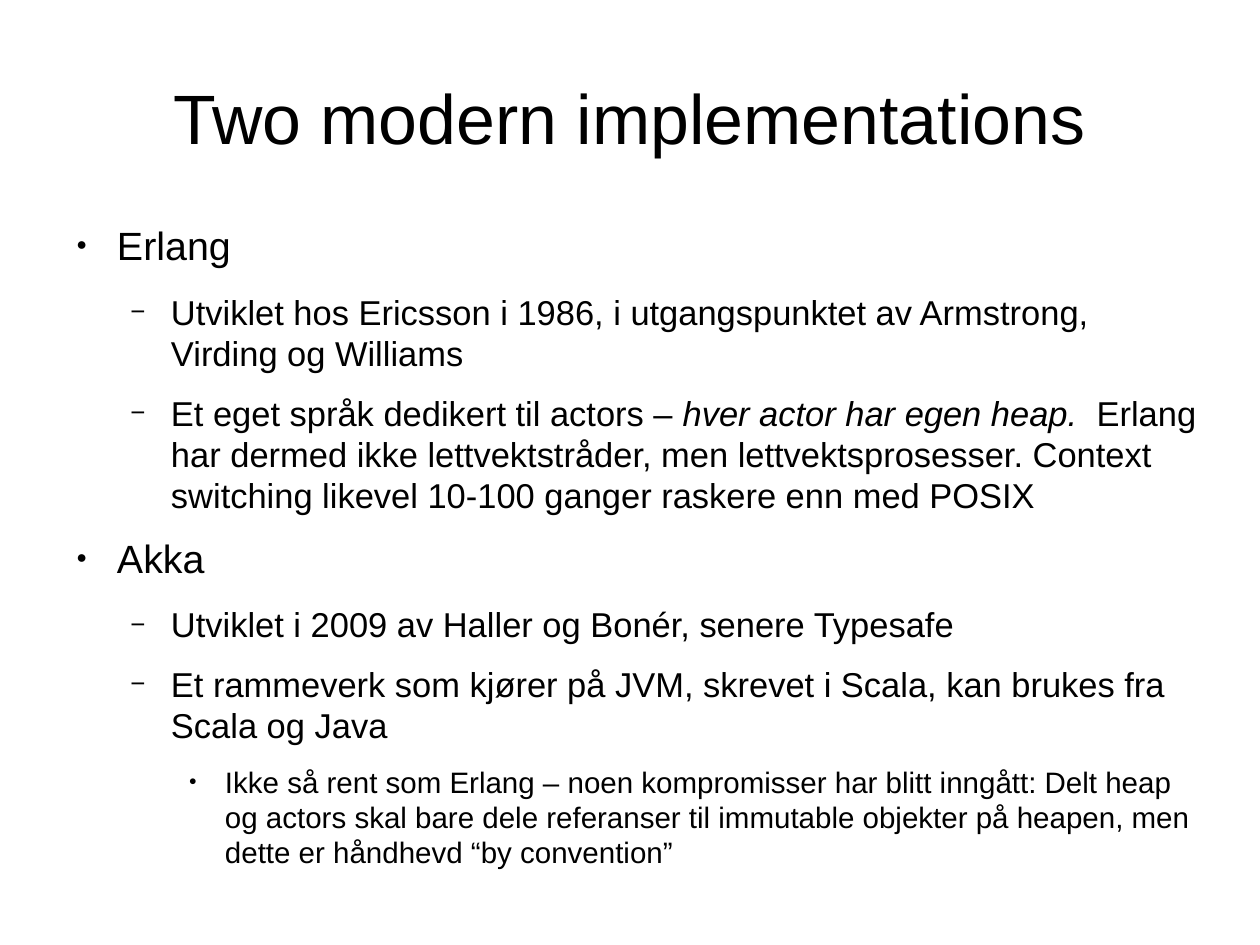
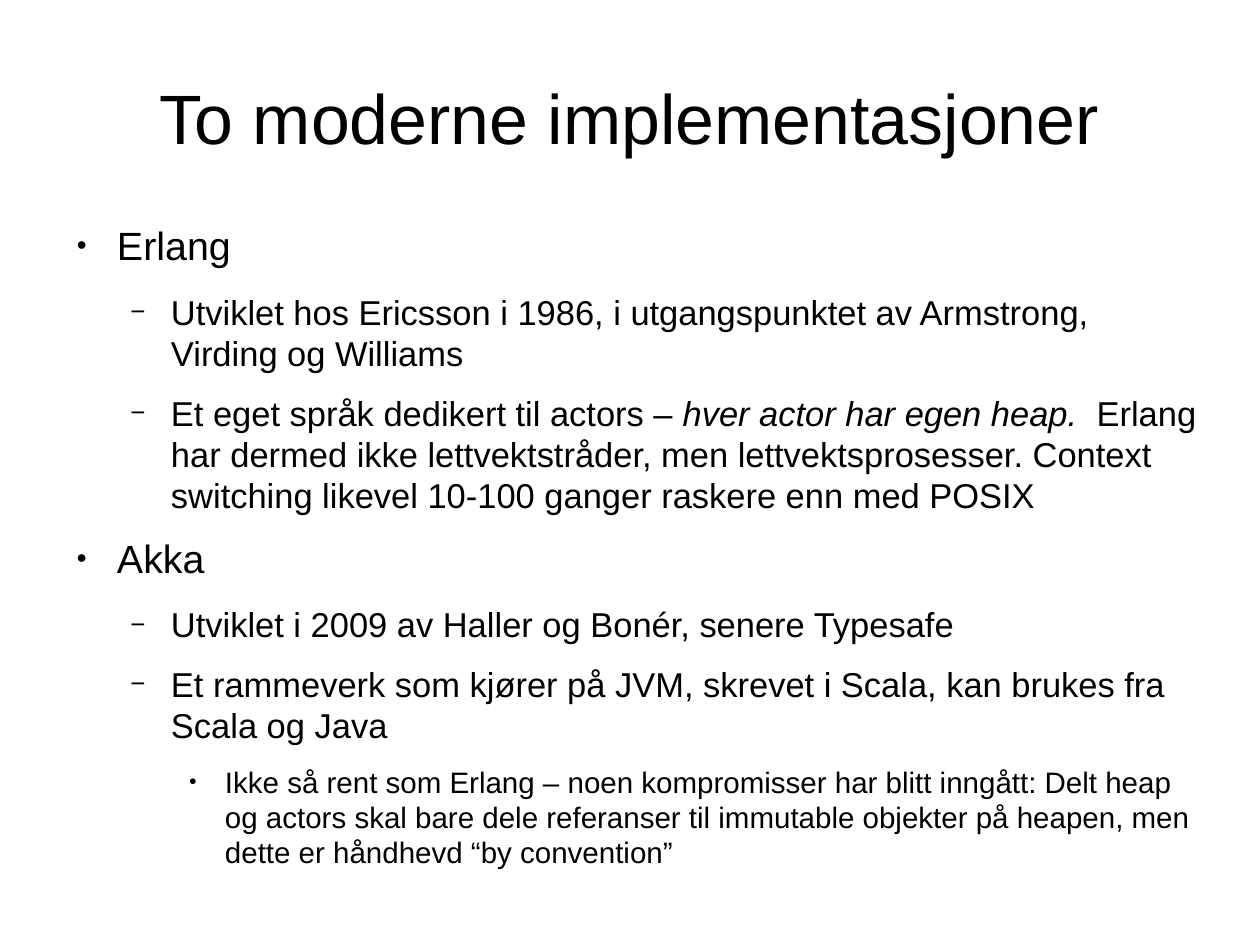
Before and after one commit to tormeh/sanntidpres, a slide deck: slide 7 of Actor model verification talk (norsk).odp. Drawn at 1260x945 pixels with LibreOffice and Linux fonts; fonts in the diff are those of the drawing. Boxes give left, top, right and bottom in pixels: in the first picture for what was removed or moved away, otherwise in the second. Text is boxed around its words. In the diff, an @@ line names an element or a change of style, - is before the commit and + after.

```diff
--- a/Actor model verification talk (norsk).odp
+++ b/Actor model verification talk (norsk).odp
@@ title at (160, 93, 1099, 157): text changed @@
-Two modern implementations
+To moderne implementasjoner
```
Also in this commit, not shown: 2 other slides changed, 27 other files.
